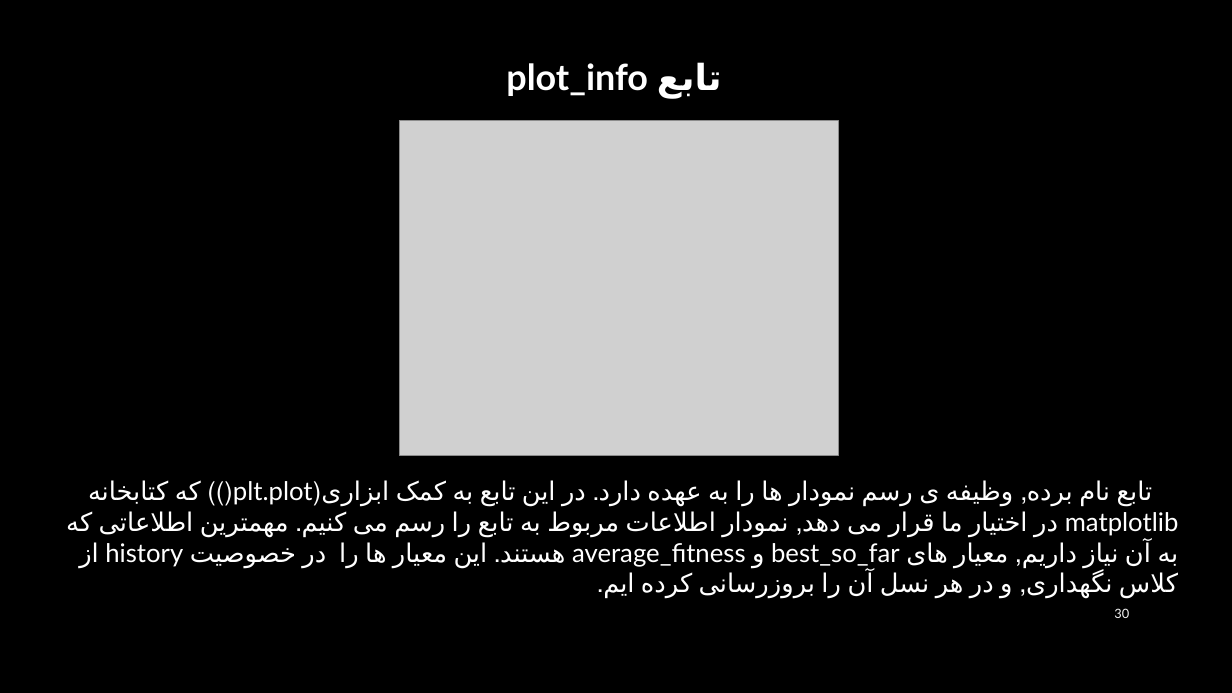
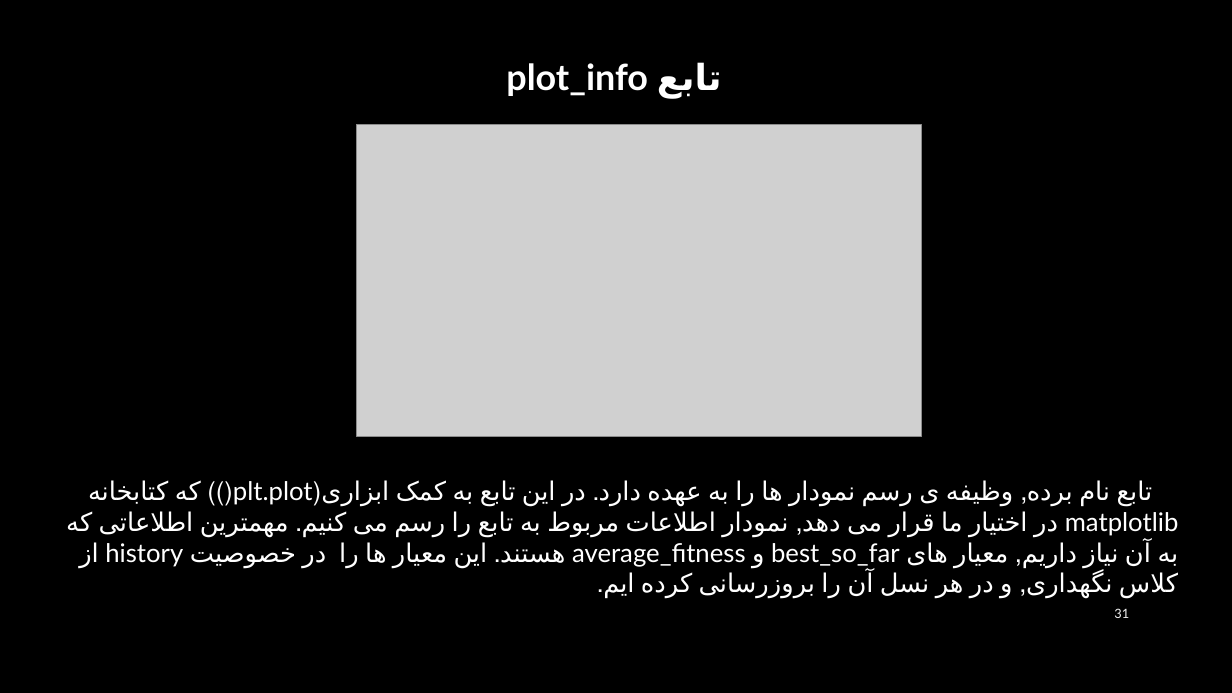
Before and after one commit to AmirAAZ818/Soft_Computing_Course, a slide deck: slide 31 of HW_1/BGA DOCUMENT.pptx (slide 30 before the commit). Drawn at 1232x693 pixels with LibreOffice and Linux fonts; fonts in the diff are those of the drawing; grey boxes stand for pictures; background and template pictures are left out. Boxes give left, top, right and bottom in pixels: in the first picture for what was removed or moved away, otherwise in the second. Text is boxed around its words. In the diff, an @@ line names an element or a change of style, - is before the commit and + after.

```diff
--- a/HW_1/BGA DOCUMENT.pptx
+++ b/HW_1/BGA DOCUMENT.pptx
@@ picture: place and size @@
-picture at (400,120,839,456)
+picture at (357,124,921,436)
@@ page number at (1114,608,1129,618): text changed @@
-30
+31
```
Also in this commit, not shown: 8 other slides changed, 7 slides added, 1 slide removed.
